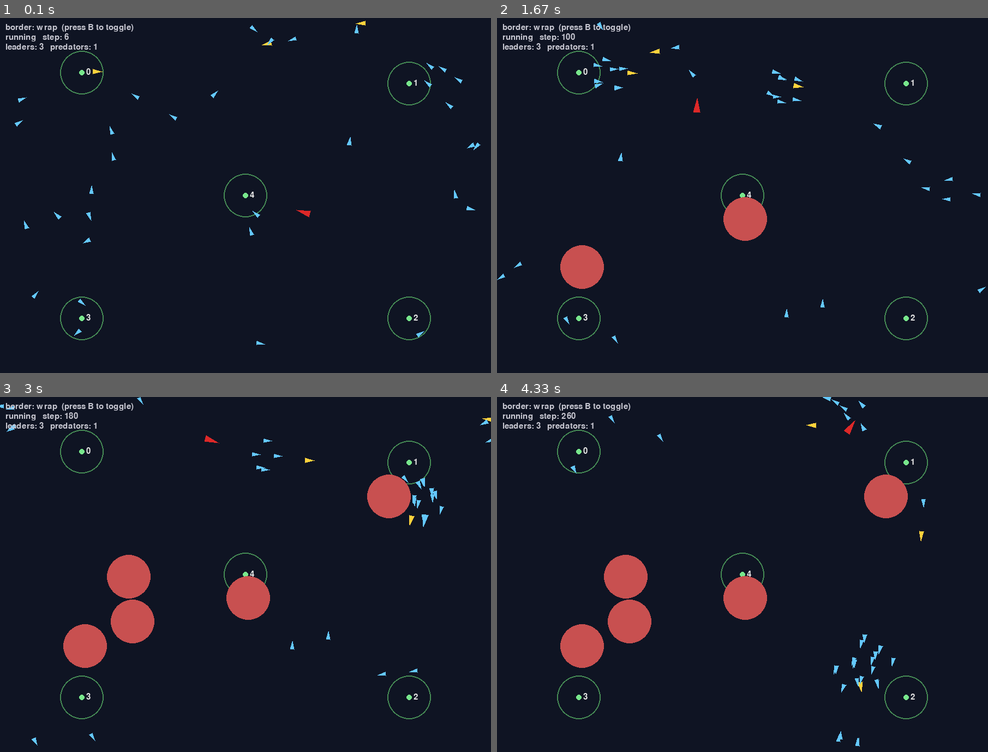
Above: before the commit, frames 1-4 (two rows, left to right).
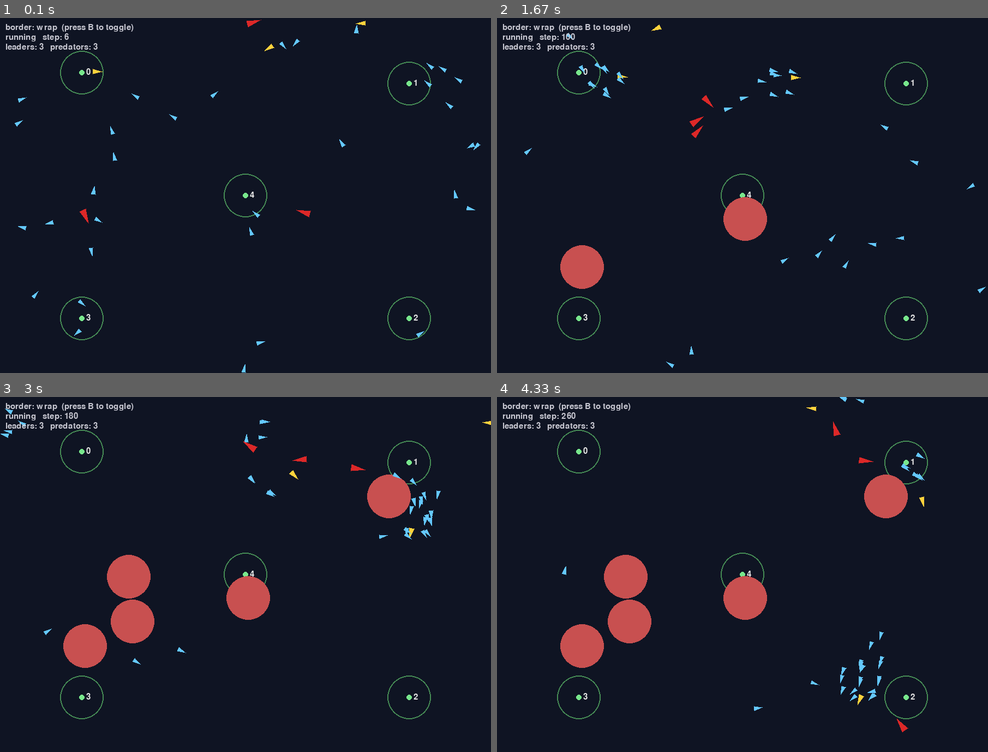
Above: after the commit, the same moments.

Repository: JoelPampam/Pygame-Boids-Gnn
Game: pygame game, started from Pygame-Boids-GNN.py
The game is run twice, just before and just after one commit, with the same random seed, the same clock (stepped at 60 frames per second) and the same inputs.
Inputs (mouse positions are in pixels of both pictures, inside the frame that each line leads up to):
- Up to frame 1 (0.1 s): no input
- Up to frame 2 (1.67 s): press the mouse at (747, 220) at 0.37 s; move the mouse to (683, 209) at 0.47 s; release the mouse at (624, 199) at 0.6 s; press the mouse at (747, 220) at 0.7 s; move the mouse to (747, 145) at 0.8 s; release the mouse at (752, 74) at 0.93 s; press the mouse at (747, 220) at 1.03 s; move the mouse to (771, 195) at 1.13 s; release the mouse at (801, 170) at 1.27 s; click (580, 266) at 1.38 s
- Up to frame 3 (3 s): click (132, 620) at 1.72 s; click (127, 578) at 2.05 s; click (387, 496) at 2.38 s; press the mouse at (387, 496) at 2.7 s; move the mouse to (378, 485) at 2.8 s; release the mouse at (368, 475) at 2.93 s
- Up to frame 4 (4.33 s): press the mouse at (884, 496) at 3.03 s; move the mouse to (884, 549) at 3.13 s; release the mouse at (884, 602) at 3.27 s; press the mouse at (884, 496) at 3.37 s; move the mouse to (894, 599) at 3.47 s; release the mouse at (904, 702) at 3.6 s; press the mouse at (884, 496) at 3.7 s; move the mouse to (791, 546) at 3.8 s; release the mouse at (693, 592) at 3.93 s; press the mouse at (884, 496) at 4.03 s; move the mouse to (786, 510) at 4.13 s; release the mouse at (688, 524) at 4.27 s

The runs differ from the first frame. In frame 1, 0.3% of the frame differs, in the area x 3-73%, y 0-100%; in frame 2, 0.8%, in the area x 0-99%, y 1-99%; in frame 3, 0.8%; in frame 4, 0.8%.

Commit message:
Experiments

Diff:
--- /dev/null
+++ b/Experiments.py
@@ -0,0 +1,249 @@
+#!/usr/bin/env python3
+"""
+run_experiment.py
+
+Randomizes the Boids simulation's tunable parameters (within sensible
+ranges) and runs main.py headlessly to generate a dataset.
+
+Folder layout produced under Data/:
+
+    Data/
+      dataset_1/
+        config.txt          <- human-readable params for this dataset
+        config.json          <- same params, used internally to reload them
+        boids_log_1.csv / .bin   <- one generation run under that config
+        boids_log_2.csv / .bin   <- another run, same config, new seed
+      dataset_2/              <- a brand new randomized config
+        ...
+
+Usage:
+    python run_experiment.py
+        Pick a fresh random config, create the next Data/dataset_N/
+        folder, and generate boids_log_1.csv/.bin inside it.
+
+    python run_experiment.py --add Data/dataset_3
+        Reuse dataset_3's exact stored config and generate the next
+        numbered run (e.g. boids_log_2.csv/.bin) inside it, with a
+        new random seed.
+
+    python run_experiment.py --add Data/dataset_3 --seed 12345
+        Same as above, but pin the seed -- use this to exactly
+        regenerate one specific numbered run.
+
+    python run_experiment.py --steps 10000
+        Override how many steps get recorded (default 37500).
+
+    python run_experiment.py --show
+        Open the pygame window and watch it run instead of headless.
+"""
+
+import argparse
+import json
+import os
+import random
+import re
+import subprocess
+import sys
+import time
+
+#run python Experiment.py --add Data/dataset_# if you want more of the same data set
+
+PROJECT_ROOT = os.path.dirname(os.path.abspath(__file__))
+MAIN_PY = os.path.join(PROJECT_ROOT, "Pygame-Boids-GNN.py")
+DATA_DIR = os.path.join(PROJECT_ROOT, "Data")
+
+DEFAULT_STEPS = 3600
+
+# Ranges are hand-picked around the defaults already in config.py so
+# randomized runs stay "sensible" instead of producing a degenerate sim
+# (e.g. boids that never see each other, or a predator that can never
+# catch anything).
+FLOAT_RANGES = {
+    "BOIDS_SEPARATION_WEIGHT": (0.01, 0.05),
+    "BOIDS_COHESION_WEIGHT": (0.0005, 0.003),
+    "BOIDS_ALIGNMENT_WEIGHT": (0.02, 0.08),
+    "BOIDS_MIN_SPEED": (0.5, 2.0),
+    "BOIDS_LEADER_FOLLOW_WEIGHT": (0.01, 0.05),
+    "BOIDS_LEADER_WANDER_STRENGTH": (0.05, 0.3),
+    "BOIDS_LEADER_WANDER_FORCE": (0.05, 0.2),
+    "BOIDS_WAYPOINT_WEIGHT": (0.005, 0.02),
+    "BOIDS_PREDATOR_AVOID_WEIGHT": (1.5, 5.0),
+    "BOIDS_PREDATOR_CHASE_WEIGHT": (0.005, 0.02),
+    "BOIDS_PREDATOR_MIN_SPEED": (1.0, 2.5),
+    "BOIDS_BORDER_TURN_WEIGHT": (1.0, 2.5),
+    "BOIDS_BORDER_BOUNCE_KICK": (0.5, 2.0),
+    "BOIDS_BORDER_EDGE_DRAG": (0.2, 0.6),
+}
+
+INT_RANGES = {
+    "BOIDS_SEPARATION_RADIUS": (20, 50),
+    "BOIDS_LEADER_FOLLOW_RADIUS": (150, 350),
+    "BOIDS_WAYPOINT_RADIUS": (20, 60),
+    "BOIDS_NUM_LEADERS": (1, 5),
+    "BOIDS_NUM_PREDATORS": (0, 3),
+    "BOIDS_PREDATOR_AVOID_RADIUS": (80, 180),
+    "BOIDS_BORDER_MARGIN": (60, 150),
+}
+
+CHOICE_RANGES = {
+    "BOIDS_BORDER_MODE": ["wrap", "bounded"],
+    "BOIDS_WAYPOINT_LOOP": [True, False],
+}
+
+
+def sample_config():
+    """Sample every randomizable parameter, respecting the dependent
+    relationships the simulation actually relies on."""
+    cfg = {}
+
+    for name, (lo, hi) in FLOAT_RANGES.items():
+        cfg[name] = round(random.uniform(lo, hi), 5)
+    for name, (lo, hi) in INT_RANGES.items():
+        cfg[name] = random.randint(lo, hi)
+    for name, choices in CHOICE_RANGES.items():
+        cfg[name] = random.choice(choices)
+
+    # Radii need SEPARATION <= COHESION <= ALIGNMENT, or a boid would try
+    # to align with neighbors it hasn't even cohered toward yet.
+    sep = cfg["BOIDS_SEPARATION_RADIUS"]
+    cfg["BOIDS_COHESION_RADIUS"] = random.randint(sep, sep + 40)
+    coh = cfg["BOIDS_COHESION_RADIUS"]
+    cfg["BOIDS_ALIGNMENT_RADIUS"] = random.randint(coh + 10, coh + 90)
+
+    # MAX_SPEED must clear MIN_SPEED by a comfortable margin.
+    min_speed = cfg["BOIDS_MIN_SPEED"]
+    cfg["BOIDS_MAX_SPEED"] = round(random.uniform(min_speed + 1.5, min_speed + 4.0), 3)
+
+    pred_min = cfg["BOIDS_PREDATOR_MIN_SPEED"]
+    cfg["BOIDS_PREDATOR_MAX_SPEED"] = round(random.uniform(pred_min + 1.0, pred_min + 3.0), 3)
+
+    return cfg
+
+
+def next_dataset_dir():
+    """Data/dataset_1, Data/dataset_2, ... -- next unused number."""
+    os.makedirs(DATA_DIR, exist_ok=True)
+    existing = []
+    for name in os.listdir(DATA_DIR):
+        m = re.fullmatch(r"dataset_(\d+)", name)
+        if m:
+            existing.append(int(m.group(1)))
+    n = max(existing, default=0) + 1
+    return os.path.join(DATA_DIR, f"dataset_{n}")
+
+
+def next_run_number(dataset_dir):
+    """boids_log_1.csv, boids_log_2.csv, ... -- next unused number in an
+    existing dataset folder."""
+    existing = []
+    if os.path.isdir(dataset_dir):
+        for name in os.listdir(dataset_dir):
+            m = re.fullmatch(r"boids_log_(\d+)\.csv", name)
+            if m:
+                existing.append(int(m.group(1)))
+    return max(existing, default=0) + 1
+
+
+def write_config_files(dataset_dir, cfg):
+    """Write config.json (used internally by --add) and config.txt (for
+    you to read). Called once, when the dataset folder is first created."""
+    manifest = {"config": cfg, "created": time.strftime("%Y-%m-%d %H:%M:%S"), "runs": []}
+    with open(os.path.join(dataset_dir, "config.json"), "w") as f:
+        json.dump(manifest, f, indent=2)
+    _write_config_txt(dataset_dir, manifest)
+
+
+def _write_config_txt(dataset_dir, manifest):
+    cfg = manifest["config"]
+    lines = [
+        f"Boids dataset: {os.path.basename(dataset_dir)}",
+        f"Created:       {manifest['created']}",
+        "",
+        "Parameters:",
+    ]
+    for k in sorted(cfg):
+        lines.append(f"  {k.replace('BOIDS_', ''):<28} {cfg[k]}")
+    lines.append("")
+    lines.append("Runs:")
+    for run in manifest["runs"]:
+        lines.append(
+            f"  boids_log_{run['run']}.csv/.bin   "
+            f"seed={run['seed']}   steps={run['steps']}   {run['timestamp']}"
+        )
+    with open(os.path.join(dataset_dir, "config.txt"), "w") as f:
+        f.write("\n".join(lines) + "\n")
+
+
+def record_run(dataset_dir, run_number, seed, steps):
+    """Append this run to config.json['runs'] and regenerate config.txt."""
+    manifest_path = os.path.join(dataset_dir, "config.json")
+    with open(manifest_path) as f:
+        manifest = json.load(f)
+    manifest["runs"].append({
+        "run": run_number,
+        "seed": seed,
+        "steps": steps,
+        "timestamp": time.strftime("%Y-%m-%d %H:%M:%S"),
+    })
+    with open(manifest_path, "w") as f:
+        json.dump(manifest, f, indent=2)
+    _write_config_txt(dataset_dir, manifest)
+
+
+def run_simulation(dataset_dir, run_number, cfg, seed, steps, headless):
+    env = os.environ.copy()
+    env.update({k: str(v) for k, v in cfg.items()})
+    env["BOIDS_OUTPUT_DIR"] = dataset_dir
+    env["BOIDS_CSV_NAME"] = f"boids_log_{run_number}.csv"
+    env["BOIDS_BIN_NAME"] = f"boids_log_{run_number}.bin"
+    env["BOIDS_RANDOM_SEED"] = str(seed)
+    env["BOIDS_RECORD_STEPS"] = str(steps)
+    env["BOIDS_HEADLESS_MODE"] = "0" if headless is False else "1"
+    if headless:
+        # avoids needing a real display to init pygame in headless mode
+        env.setdefault("SDL_VIDEODRIVER", "dummy")
+
+    print(f"Running boids_log_{run_number} in {dataset_dir} "
+          f"(seed={seed}, steps={steps}, headless={headless})")
+    subprocess.run([sys.executable, MAIN_PY], env=env, check=True, cwd=PROJECT_ROOT)
+
+
+def main():
+    parser = argparse.ArgumentParser(
+        description=__doc__, formatter_class=argparse.RawDescriptionHelpFormatter)
+    parser.add_argument("--add", metavar="DATASET_DIR", default=None,
+                         help="Add another run to an existing Data/dataset_N folder "
+                              "instead of creating a new randomized config")
+    parser.add_argument("--seed", type=int, default=None,
+                         help="Pin the random seed (default: random each run)")
+    parser.add_argument("--steps", type=int, default=DEFAULT_STEPS,
+                         help=f"Steps to record (default: {DEFAULT_STEPS})")
+    parser.add_argument("--show", action="store_true",
+                         help="Open the pygame window instead of running headless")
+    args = parser.parse_args()
+
+    if args.add:
+        dataset_dir = os.path.abspath(args.add)
+        manifest_path = os.path.join(dataset_dir, "config.json")
+        if not os.path.isfile(manifest_path):
+            sys.exit(f"No config.json found in {dataset_dir} -- is that a dataset folder?")
+        with open(manifest_path) as f:
+            cfg = json.load(f)["config"]
+        run_number = next_run_number(dataset_dir)
+    else:
+        cfg = sample_config()
+        dataset_dir = next_dataset_dir()
+        os.makedirs(dataset_dir, exist_ok=True)
+        write_config_files(dataset_dir, cfg)
+        run_number = 1
+
+    seed = args.seed if args.seed is not None else random.randint(0, 2**31 - 1)
+
+    run_simulation(dataset_dir, run_number, cfg, seed, args.steps, headless=not args.show)
+    record_run(dataset_dir, run_number, seed, args.steps)
+
+    print(f"Done. boids_log_{run_number}.csv/.bin + config.txt in: {dataset_dir}")
+
+
+if __name__ == "__main__":
+    main()
--- a/Pygame-Boids-GNN.py
+++ b/Pygame-Boids-GNN.py
@@ -7,6 +7,12 @@
 import os
 from config import *
 
+# If run_experiment.py (or anyone else) set a seed via config, seed here --
+# before any boids/predators/obstacles are created -- so a stored run's
+# config_used.json is enough to reproduce the exact dataset (same spawn
+# positions/velocities, same wander drift, everything).
+if RANDOM_SEED is not None:
+    random.seed(RANDOM_SEED)
 
 
 CSV_FIELDS = [
--- a/config.py
+++ b/config.py
@@ -12,26 +12,65 @@
 # Radii used to decide adjacency -- these match the distances already used
 # inside Boid.separation / Boid.cohesion / Boid.alignment below.
 
+# ---------------------------------------------------------------------------
+# Env-var override helpers
+# ---------------------------------------------------------------------------
+# Every tunable parameter below can be overridden by setting the matching
+# BOIDS_<NAME> environment variable. This lets run_experiment.py randomize a
+# run (or replay a stored one exactly) by launching main.py as a subprocess
+# with these set, without ever touching this file. Running main.py directly,
+# with none of these set, behaves exactly as before -- every default here is
+# unchanged from the original values.
+
+
+def _env_float(name, default):
+    v = os.environ.get(name)
+    return float(v) if v is not None else default
+
+
+def _env_int(name, default):
+    v = os.environ.get(name)
+    return int(float(v)) if v is not None else default
+
+
+def _env_bool(name, default):
+    v = os.environ.get(name)
+    if v is None:
+        return default
+    return v.strip().lower() in ("1", "true", "yes", "on")
+
+
+def _env_str(name, default):
+    return os.environ.get(name, default)
+
+
+# Random seed for this run's simulation (boid spawn positions/velocities,
+# leader wander, etc). None -> Python's own default (unseeded) behavior,
+# same as before this feature existed. run_experiment.py always sets this,
+# so every generated dataset file is exactly reproducible.
+_seed_env = os.environ.get("BOIDS_RANDOM_SEED")
+RANDOM_SEED = int(_seed_env) if _seed_env is not None else None
+
 # ==========================================================
 # Boids Behavior
 # ==========================================================
-SEPARATION_RADIUS = 35
-COHESION_RADIUS = 50
-ALIGNMENT_RADIUS = 100
+SEPARATION_RADIUS = _env_int("BOIDS_SEPARATION_RADIUS", 35)
+COHESION_RADIUS = _env_int("BOIDS_COHESION_RADIUS", 50)
+ALIGNMENT_RADIUS = _env_int("BOIDS_ALIGNMENT_RADIUS", 100)
 # Force weights -- how strongly each rule pulls on a boid's velocity.
-SEPARATION_WEIGHT = 0.02
-COHESION_WEIGHT = 0.001
-ALIGNMENT_WEIGHT = 0.05
-MIN_SPEED = 1
-MAX_SPEED = 4
+SEPARATION_WEIGHT = _env_float("BOIDS_SEPARATION_WEIGHT", 0.02)
+COHESION_WEIGHT = _env_float("BOIDS_COHESION_WEIGHT", 0.001)
+ALIGNMENT_WEIGHT = _env_float("BOIDS_ALIGNMENT_WEIGHT", 0.05)
+MIN_SPEED = _env_float("BOIDS_MIN_SPEED", 1)
+MAX_SPEED = _env_float("BOIDS_MAX_SPEED", 4)
 # ==========================================================
 # Leader / Follower
 # ==========================================================
-NUM_LEADERS = 3                 # first N boids created are designated leaders
-LEADER_FOLLOW_RADIUS = 250      # followers only react to a leader within this range
-LEADER_FOLLOW_WEIGHT = 0.03     # how strongly a follower steers toward its nearest leader
-LEADER_WANDER_STRENGTH = 0.15   # how sharply a leader's own wander heading can turn per step
-LEADER_WANDER_FORCE = 0.12      # how strongly the wander heading pulls a leader's velocity
+NUM_LEADERS = _env_int("BOIDS_NUM_LEADERS", 3)                 # first N boids created are designated leaders
+LEADER_FOLLOW_RADIUS = _env_int("BOIDS_LEADER_FOLLOW_RADIUS", 250)      # followers only react to a leader within this range
+LEADER_FOLLOW_WEIGHT = _env_float("BOIDS_LEADER_FOLLOW_WEIGHT", 0.03)     # how strongly a follower steers toward its nearest leader
+LEADER_WANDER_STRENGTH = _env_float("BOIDS_LEADER_WANDER_STRENGTH", 0.15)   # how sharply a leader's own wander heading can turn per step
+LEADER_WANDER_FORCE = _env_float("BOIDS_LEADER_WANDER_FORCE", 0.12)      # how strongly the wander heading pulls a leader's velocity
 LEADER_COLOR = (255, 210, 60)
 FOLLOWER_COLOR = (100, 200, 255)
 # ==========================================================
@@ -50,21 +89,21 @@
     (150, 550),
     (450, 325),
 ]
-WAYPOINT_RADIUS = 40         # how close a leader must get to count as "arrived"
-WAYPOINT_WEIGHT = 0.01       # how strongly a leader steers toward its current waypoint
-WAYPOINT_LOOP = True         # once the last waypoint is reached, start over at 0; if
+WAYPOINT_RADIUS = _env_int("BOIDS_WAYPOINT_RADIUS", 40)         # how close a leader must get to count as "arrived"
+WAYPOINT_WEIGHT = _env_float("BOIDS_WAYPOINT_WEIGHT", 0.01)       # how strongly a leader steers toward its current waypoint
+WAYPOINT_LOOP = _env_bool("BOIDS_WAYPOINT_LOOP", True)         # once the last waypoint is reached, start over at 0; if
                               # False, a leader just holds at the final waypoint's id
 WAYPOINT_COLOR = (120, 230, 140)
 WAYPOINT_RING_COLOR = (70, 140, 85)
 # ==========================================================
 # Predator
 # ==========================================================
-NUM_PREDATORS = 1
-PREDATOR_AVOID_RADIUS = 120     # boids inside this radius of a predator will flee
-PREDATOR_AVOID_WEIGHT = 3.0     # strength of the flee force
-PREDATOR_CHASE_WEIGHT = 0.01    # how strongly a predator steers toward the nearest boid
-PREDATOR_MIN_SPEED = 1.5
-PREDATOR_MAX_SPEED = 3.5
+NUM_PREDATORS = _env_int("BOIDS_NUM_PREDATORS", 3)
+PREDATOR_AVOID_RADIUS = _env_int("BOIDS_PREDATOR_AVOID_RADIUS", 120)     # boids inside this radius of a predator will flee
+PREDATOR_AVOID_WEIGHT = _env_float("BOIDS_PREDATOR_AVOID_WEIGHT", 3.0)     # strength of the flee force
+PREDATOR_CHASE_WEIGHT = _env_float("BOIDS_PREDATOR_CHASE_WEIGHT", 0.01)    # how strongly a predator steers toward the nearest boid
+PREDATOR_MIN_SPEED = _env_float("BOIDS_PREDATOR_MIN_SPEED", 1.5)
+PREDATOR_MAX_SPEED = _env_float("BOIDS_PREDATOR_MAX_SPEED", 3.5)
 PREDATOR_COLOR = (220, 40, 40)
 # ---------------------------------------------------------------------------
 # World border settings
@@ -77,15 +116,15 @@
 #              leave the screen or glide along an edge indefinitely.
 # Press B during the simulation to toggle this live; it also changes what
 # gets written to the log files (see the "border_mode" column/field).
-BORDER_MODE = "wrap"            # "wrap" or "bounded"
-BORDER_MARGIN = 100             # bounded mode: distance from edge where turning starts
-BORDER_TURN_WEIGHT = 1.6        # bounded mode: how hard to steer away from the edge -- has
+BORDER_MODE = _env_str("BOIDS_BORDER_MODE", "wrap")            # "wrap" or "bounded"
+BORDER_MARGIN = _env_int("BOIDS_BORDER_MARGIN", 100)             # bounded mode: distance from edge where turning starts
+BORDER_TURN_WEIGHT = _env_float("BOIDS_BORDER_TURN_WEIGHT", 1.6)        # bounded mode: how hard to steer away from the edge -- has
                                  # to be bigger than it looks like it should, since it needs
                                  # to be able to out-muscle a whole cluster of boids all
                                  # cohering toward each other right at the wall
-BORDER_BOUNCE_KICK = 1.0        # bounded mode: minimum outward speed added on contact
+BORDER_BOUNCE_KICK = _env_float("BOIDS_BORDER_BOUNCE_KICK", 1.0)        # bounded mode: minimum outward speed added on contact
                                  # with the wall itself -- prevents stalling in a corner
-BORDER_EDGE_DRAG = 0.4          # bounded mode: how much along-wall (tangential) speed
+BORDER_EDGE_DRAG = _env_float("BOIDS_BORDER_EDGE_DRAG", 0.4)          # bounded mode: how much along-wall (tangential) speed
                                  # bleeds off near a wall -- prevents gliding along the edge
 
 WORLD_WIDTH = 900
@@ -93,20 +132,29 @@
 
 SCRIPT_DIR = os.path.dirname(os.path.abspath(__file__))
 
-CSV_PATH = os.path.join(SCRIPT_DIR, "boids_log.csv")
-BIN_PATH = os.path.join(SCRIPT_DIR, "boids_log.bin")
+# Where the logs go, and what they're named. run_experiment.py points
+# OUTPUT_DIR at Data/dataset_N/ and names each generation boids_log_<run>.*
+# via these two env vars; running main.py directly (none of this set) keeps
+# the original behavior of writing boids_log.csv/.bin next to config.py.
+OUTPUT_DIR = os.environ.get("BOIDS_OUTPUT_DIR", SCRIPT_DIR)
+os.makedirs(OUTPUT_DIR, exist_ok=True)
+CSV_NAME = os.environ.get("BOIDS_CSV_NAME", "boids_log.csv")
+BIN_NAME = os.environ.get("BOIDS_BIN_NAME", "boids_log.bin")
+
+CSV_PATH = os.path.join(OUTPUT_DIR, CSV_NAME)
+BIN_PATH = os.path.join(OUTPUT_DIR, BIN_NAME)
 OBSTACLE_RADIUS = 40
 # How many simulation steps to record. Recording starts at step 0 and stops
 # automatically once this many steps have been logged (steps only advance
 # while unpaused, so pausing does not count against this budget).
 # 0.016 between each step
-RECORD_STEPS = 37500
+RECORD_STEPS = _env_int("BOIDS_RECORD_STEPS", 37500)
 FPS = 60  # used only for the "elapsed time" message printed when done
 
 # If True, the whole program exits (closing the pygame window) the moment
 # recording finishes. If False, the simulation keeps running/visible but
 # no further rows are written to the log files.
-QUIT_WHEN_RECORDING_DONE = False
+QUIT_WHEN_RECORDING_DONE = _env_bool("BOIDS_QUIT_WHEN_RECORDING_DONE", False)
 
 # ---------------------------------------------------------------------------
 # Headless data-generation mode
@@ -116,4 +164,4 @@
 # then exits automatically the moment RECORD_STEPS have been written.
 # Use this when you only want boids_log.csv / boids_log.bin and don't care
 # about watching the simulation.
-HEADLESS_MODE = False
+HEADLESS_MODE = _env_bool("BOIDS_HEADLESS_MODE", False)
Binary file changed: README.md
Not shown, changed: .gitignore
